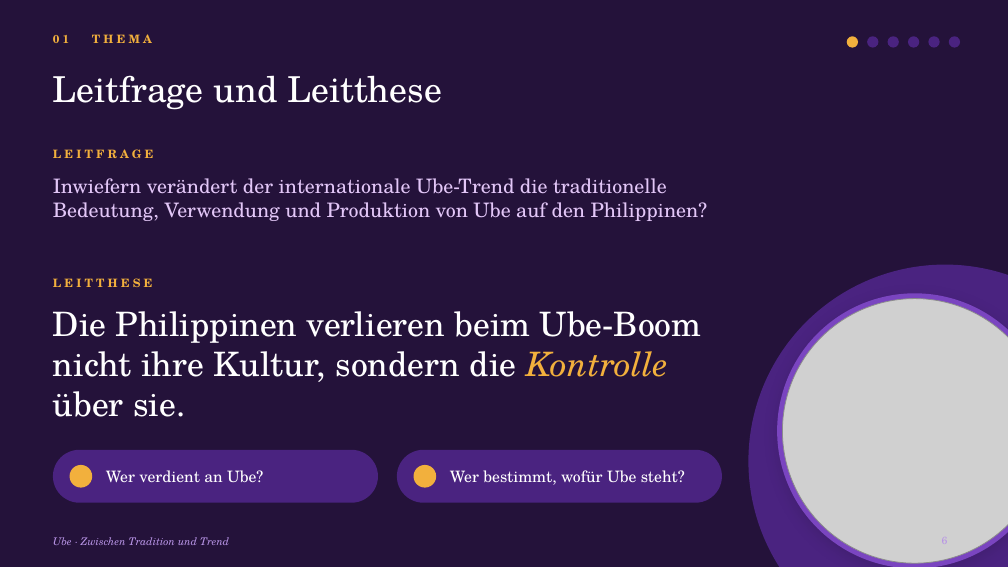
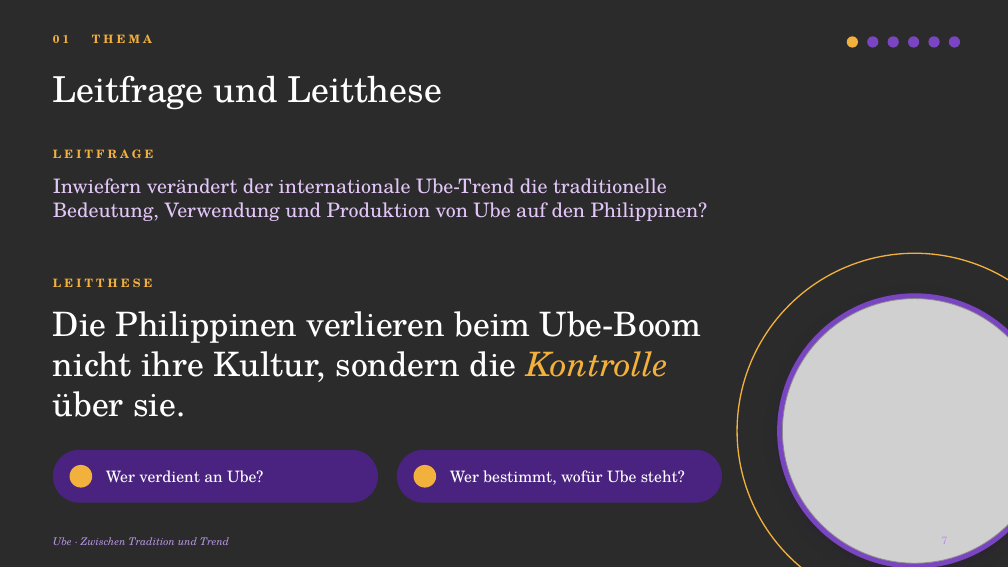
Before and after one commit to aezripeglow-collab/Ube-Sachbuch-Maturaarbeit, a slide deck: slide 7 of Ube Sachbuch Maturaarbeit/08 Präsentation/Ube_Maturapraesentation.pptx (slide 6 before the commit). Drawn at 1008x567 pixels with LibreOffice and Linux fonts; fonts in the diff are those of the drawing; grey boxes stand for pictures; background and template pictures are left out; a plain dark background stands for a picture behind light text. Boxes give left, top, right and bottom in pixels: in the first picture for what was removed or moved away, otherwise in the second. Text is boxed around its words. In the diff, an @@ line names an element or a change of style, - is before the commit and + after.

```diff
--- a/Ube Sachbuch Maturaarbeit/08 Präsentation/Ube_Maturapraesentation.pptx
+++ b/Ube Sachbuch Maturaarbeit/08 Präsentation/Ube_Maturapraesentation.pptx
@@ background #24123A to picture (left out) @@
@@ fill #4A2380 to #7A45C0 in 5 elements at [867,36,879,48], [888,36,899,48], [908,36,920,48], [929,36,940,48], [949,36,960,48] @@
@@ ellipse: place and size @@
-ellipse at [749,265,1008,567]
+ellipse at [737,253,1008,567]
@@ ellipse at [737,253,1008,567]: fill #4A2380 to none; outline none to #F2B03D 1.25 pt @@
@@ page number at [942,537,948,544]: text changed @@
-6
+7
```
Also in this commit, not shown: 16 other slides changed, 6 slides added, 4 other files.
